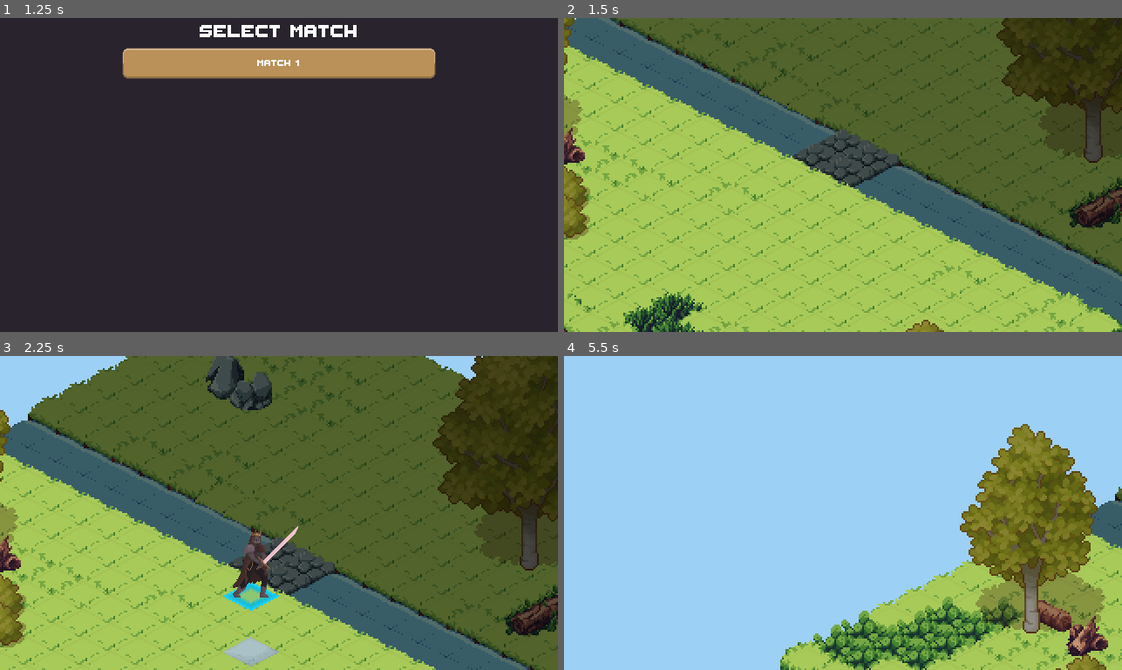
Above: before the commit, frames 1-4 (two rows, left to right).
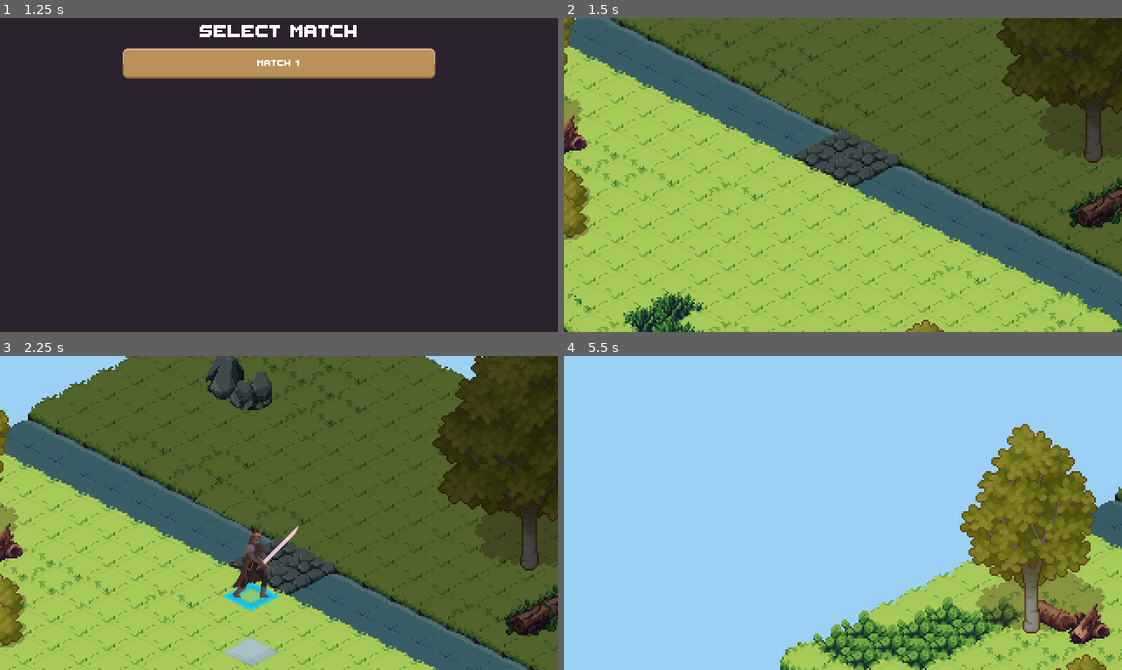
Above: after the commit, the same moments.

Repository: agh-cs-imbeciles/heralds-of-war
Game: Godot game, scene res://scenes/ui/menu/menu.tscn
The game is run twice, just before and just after one commit, with the same random seed, the same clock (stepped at 60 frames per second) and the same inputs.
Inputs (mouse positions are in pixels of both pictures, inside the frame that each line leads up to):
- Up to frame 1 (1.25 s): click "START GAME" at 0.5 s
- Up to frame 2 (1.5 s): click "Match 1" at 1.25 s
- Up to frame 3 (2.25 s): tap Enter at 2 s; move the mouse to (251, 575) at 2.02 s; hold Up from 2.03 s (still down); click (251, 575) at 2.17 s
- Up to frame 4 (5.5 s): move the mouse to (1010, 560) at 2.77 s; tap Space at 3.5 s; move the mouse to (675, 465) at 3.52 s; release Up at 3.53 s; hold Left 3.53-5.03 s; move the mouse to (870, 513) at 4.27 s; click (870, 513) at 4.42 s; move the mouse to (759, 434) at 5.02 s; hold Down from 5.03 s (still down)

Frame 1 is identical in both runs. In frame 2, 0.4% of the frame differs, in the area x 0-5%, y 31-47%; in frame 3, 0.4%; in frame 4, 0.8%, in the area x 90-98%, y 78-96%.

Commit message:
Fix: Move bottom pixel lines of some terrain tiles to proper ones

Diff:
--- a/assets/resources/terrain_tileset.tres
+++ b/assets/resources/terrain_tileset.tres
@@ -87,7 +87,7 @@
 7:6/0 = 0
 7:6/0/texture_origin = Vector2i(2, 7)
 8:6/0 = 0
-8:6/0/texture_origin = Vector2i(2, 0)
+8:6/0/texture_origin = Vector2i(1, 7)
 10:6/0 = 0
 10:6/0/texture_origin = Vector2i(0, 8)
 0:7/0 = 0
Binary file changed: assets/sprites/terrain/tileset.aseprite
Binary file changed: assets/sprites/terrain/tileset.png
